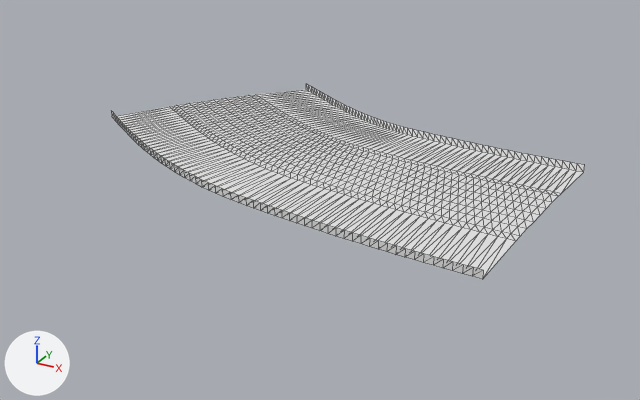
Before and after pictures for a commit that changed the glTF model public/assets/gen4/models/track-19.glb.
The view is the same before and after, from a 50 mm lens placed at (520.0, -564.5, 49.2), pointed at (466.6, -467.5, 0.7). Arrows for +X, +Y and +Z are at lower left; the lights stay in place. The picture after the commit comes second. Mesh edges are drawn as thin lines. Vertices at exactly the same position are counted once.

Names of what the first picture shows: 'track-19'.
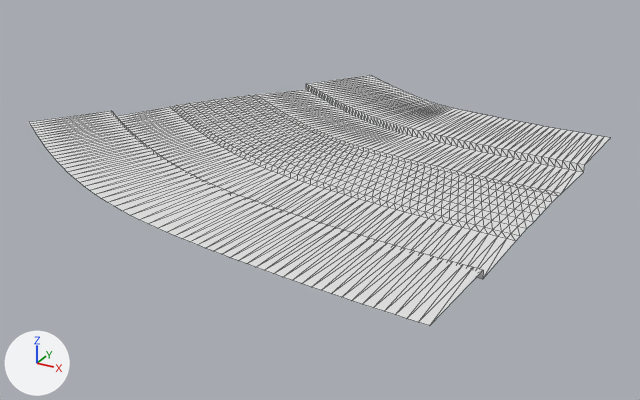
Location of each change, (x1, y1, x2, y2) in pixels of the pictures (640 x 400 px):
'track-19', reshaped (23% wider, 29% taller)
    before: (111, 84, 585, 279)
    after: (29, 75, 610, 326)
part 1 of me_track_19, added
    after: (29, 111, 483, 326)
part 2 of me_track_19, added
    after: (308, 75, 610, 165)

Edits to the bpy script that builds the scene:
```text
Change me_track_19:
    used by ob_track_19; location = (0.0, 0.0, 0.0)
    remove me_track_19.from_pydata(...)  # 819 vertices, 1488 faces; spans x 431.0..498.9, y -489.9..-441.2, z 7.0..8.3
    add me_track_19.from_pydata(...)  # 945 vertices, 1736 faces; spans x 424.2..499.6, y -501.9..-431.4, z 7.0..8.3
    me_track_19 part 1
    44 vertices are added at x 424.2..495.3, y -501.8..-477.6, z 8.0..8.3
    6 new vertices lie (-1.0, -12.0, 0.0) away from vertices in x 469.2..491.8, y -489.5..-486.4, z 8.2..8.3
    6 new vertices lie (-6.0, -10.4, 0.0) away from vertices in x 431.0..446.5, y -477.9..-467.7, z 8.0..8.1
    7 new vertices lie (1.1, -0.1, 0.0) away from vertices in x 473.9..495.3, y -501.8..-499.4, z 8.2..8.3
    124 new faces join them
    me_track_19 part 2
    57 vertices are added at x 456.5..499.6, y -445.0..-431.4, z 8.0..8.3
    6 new vertices lie (6.0, 10.4, 0.0) away from vertices in x 451.3..456.7, y -446.1..-442.3, z 8.0
    124 new faces join them
```
